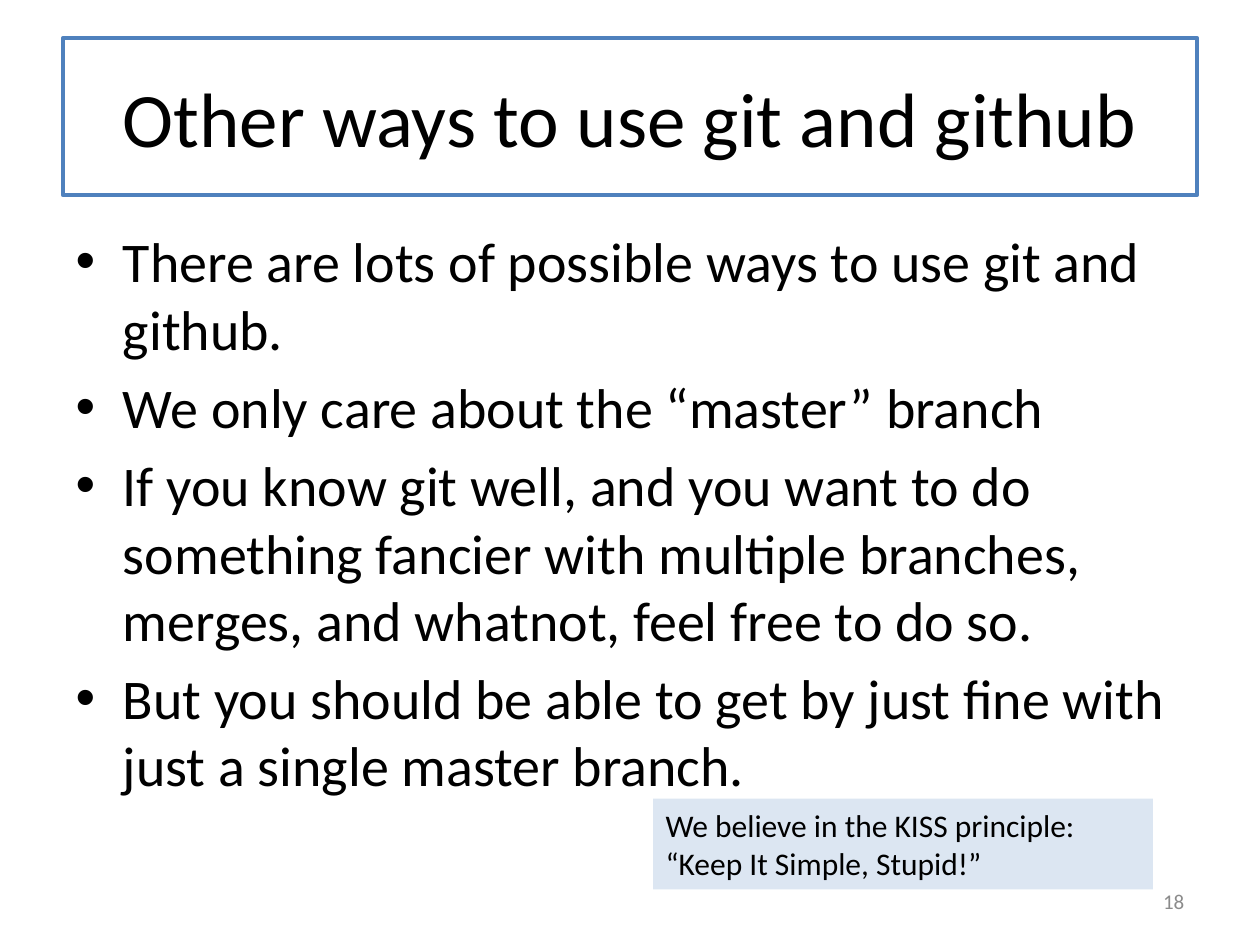
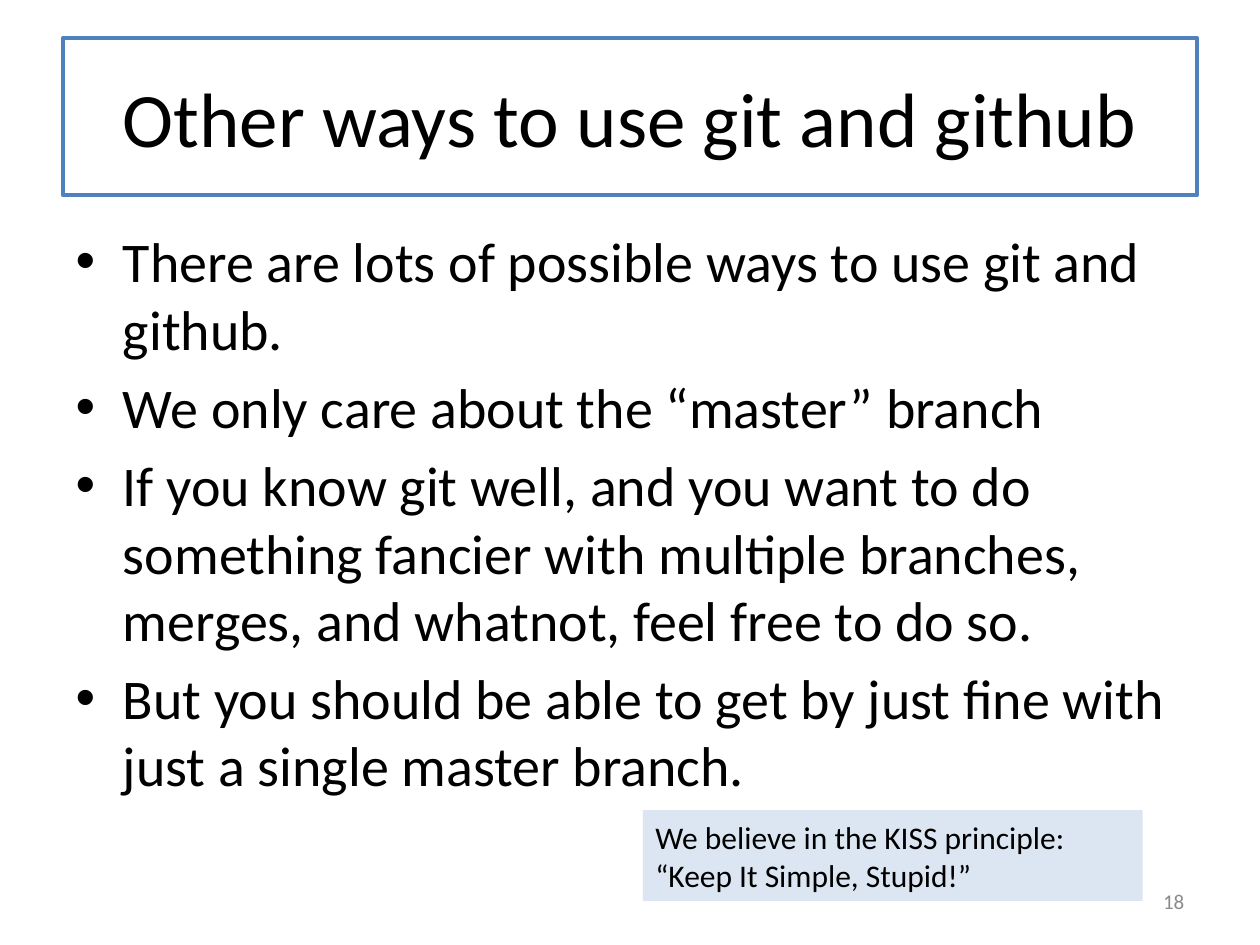
Before and after one commit to mwand/cs5010f17, a slide deck: slide 18 of Slides/Lesson 0.5 Introduction to Git.pptx. Drawn at 1260x945 pixels with LibreOffice and Linux fonts; fonts in the diff are those of the drawing. Boxes give left, top, right and bottom in pixels: in the first picture for what was removed or moved away, otherwise in the second. Text is boxed around its words. In the diff, an @@ line names an element or a change of style, - is before the commit and + after.

```diff
--- a/Slides/Lesson 0.5 Introduction to Git.pptx
+++ b/Slides/Lesson 0.5 Introduction to Git.pptx
@@ rectangle "We believe in the KISS ...": place and size @@
-rectangle "We believe in the KISS ..." at [653, 799, 1153, 890]
+rectangle "We believe in the KISS ..." at [643, 810, 1143, 901]
```
Also in this commit, not shown: 1 other slide changed, 1 other file.
